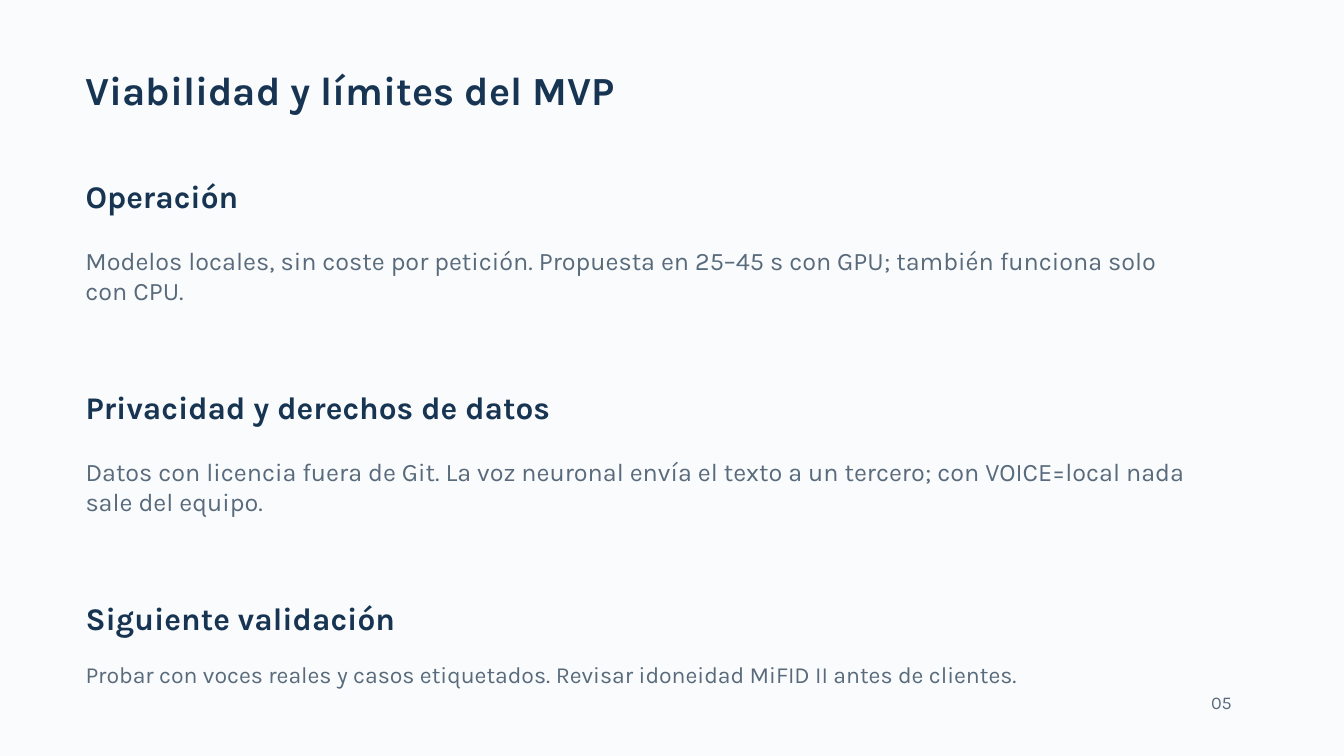
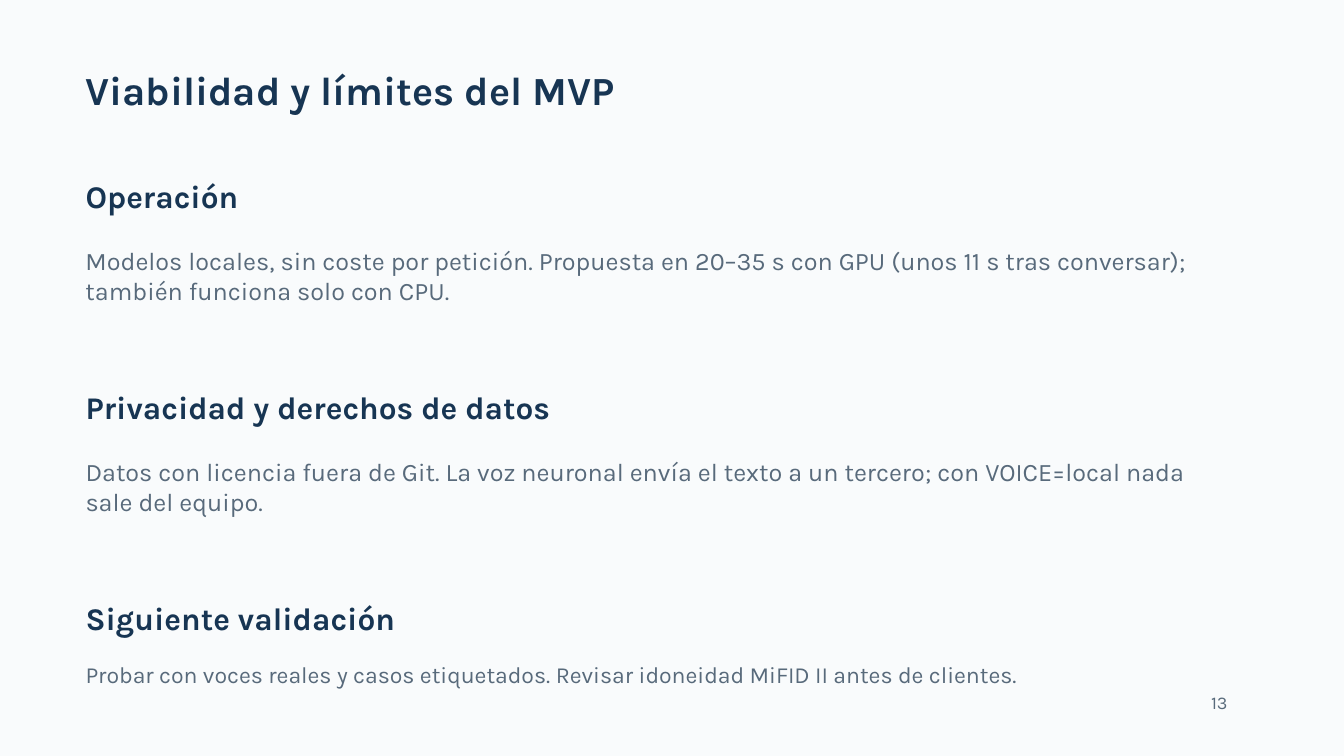
Before and after one commit to NataliaSJO/Taller_B5_T4_Multimodales, a slide deck: slide 12 of docs/pitch_fondoclaro_v3.pptx (slide 5 before the commit). Drawn at 1344x756 pixels with LibreOffice and Linux fonts; fonts in the diff are those of the drawing. Boxes give left, top, right and bottom in pixels: in the first picture for what was removed or moved away, otherwise in the second. Text is boxed around its words. In the diff, an @@ line names an element or a change of style, - is before the commit and + after.

Commit message:
update ppt

```diff
--- a/docs/pitch_fondoclaro_v3.pptx
+++ b/docs/pitch_fondoclaro_v3.pptx
@@ text at (x1=85, y1=251, x2=1185, y2=301): text changed @@
-Modelos locales, sin coste por petición. Propuesta en 25–45 s con GPU; también funciona solo con CPU.
+Modelos locales, sin coste por petición. Propuesta en 20–35 s con GPU (unos 11 s tras conversar); también funciona solo con CPU.
@@ text at (x1=1211, y1=697, x2=1227, y2=709): text changed @@
-05
+13
```
Also in this commit, not shown: 4 other slides changed, 7 slides added.
